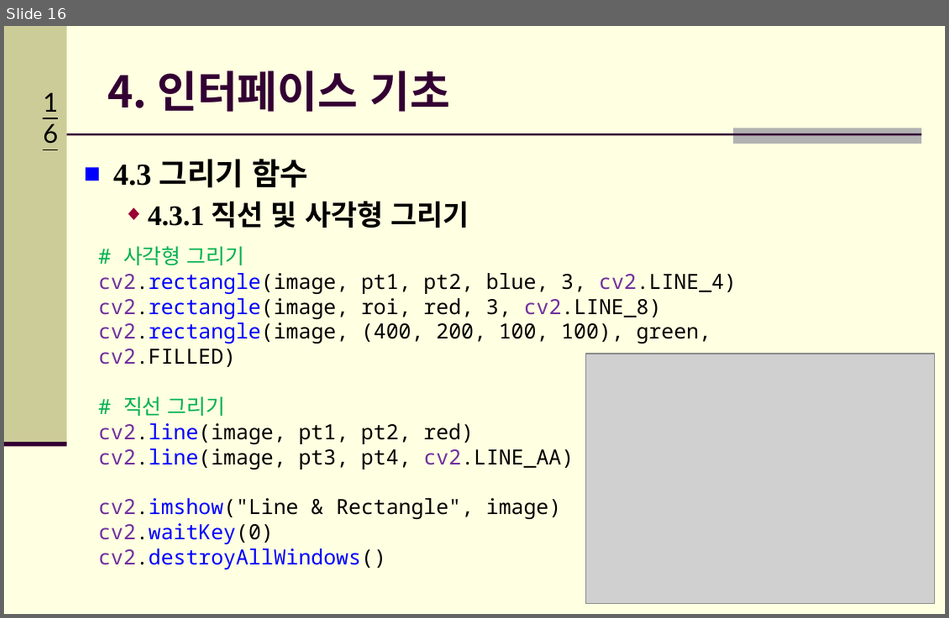
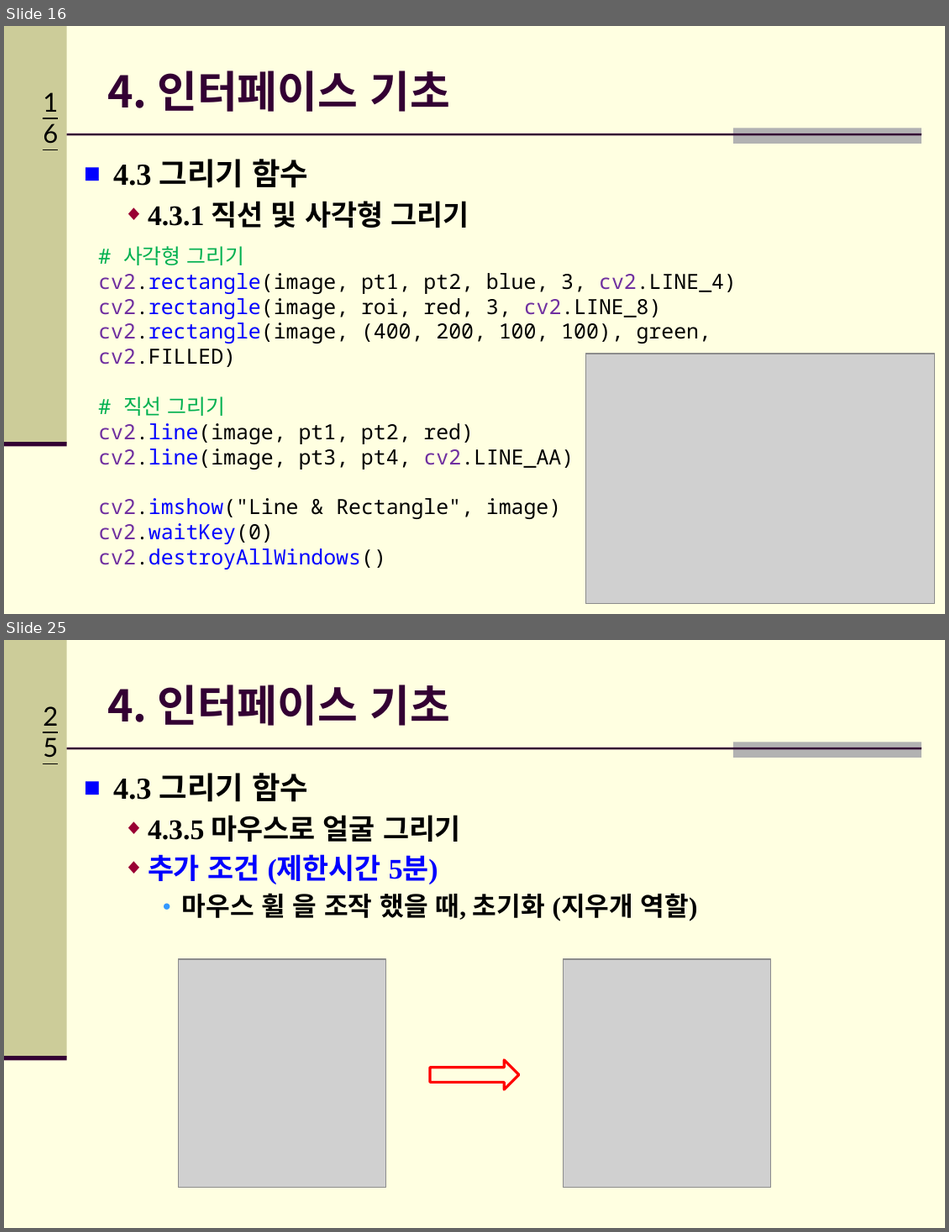
Before and after one commit to Hitbee-dev/OpenCV-Python, a slide deck: 2022-10-04/documents/CH_04 인터페이스 기초.pptx. Shown one above the other, each under a label of ours: slide 16 before the commit, slides 16 and 25 after it; the slides between them are not shown. The pictures are 949x618 and 949x1232 pixels, drawn with LibreOffice and Linux fonts; fonts in the diff are those of the drawing; grey boxes stand for pictures; background and template pictures are left out. Boxes give left, top, right and bottom in pixels: in the first picture for what was removed or moved away, otherwise in the second. Text is boxed around its words. In the diff, an @@ line names an element or a change of style, - is before the commit and + after.

```diff
--- a/2022-10-04/documents/CH_04 인터페이스 기초.pptx
+++ b/2022-10-04/documents/CH_04 인터페이스 기초.pptx
@@ slide 25 added at bbox=[4, 640, 945, 1228], background #FFFFE1; not listed: 5 template elements that a slide beside it also shows @@
@@ title added at bbox=[107, 685, 450, 726], 33.3 pt, text #330033, bold @@
+4. 인터페이스 기초
@@ text added at bbox=[113, 773, 698, 921], 21.7 pt, text #000000, bold @@
+■ 4.3 그리기 함수
+  ◆ 4.3.5 마우스로 얼굴 그리기
+  ◆ 추가 조건 (제한시간 5분)
+    ● 마우스 휠 을 조작 했을 때, 초기화 (지우개 역할)
@@ picture added at bbox=[178, 959, 385, 1187] @@
@@ picture added at bbox=[563, 959, 770, 1187] @@
@@ right arrow added at bbox=[430, 1060, 519, 1089], outline #FF0000 2 pt @@
```
Also in this commit, not shown: 9 other slides added, 5 other files.
